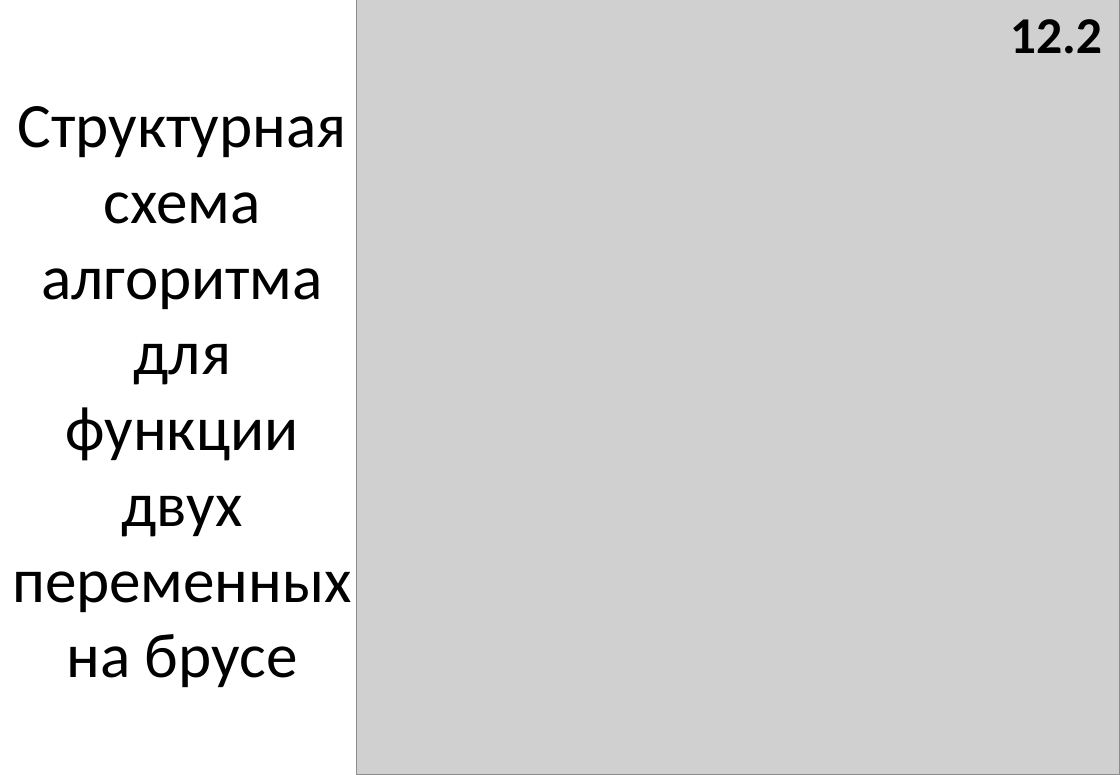
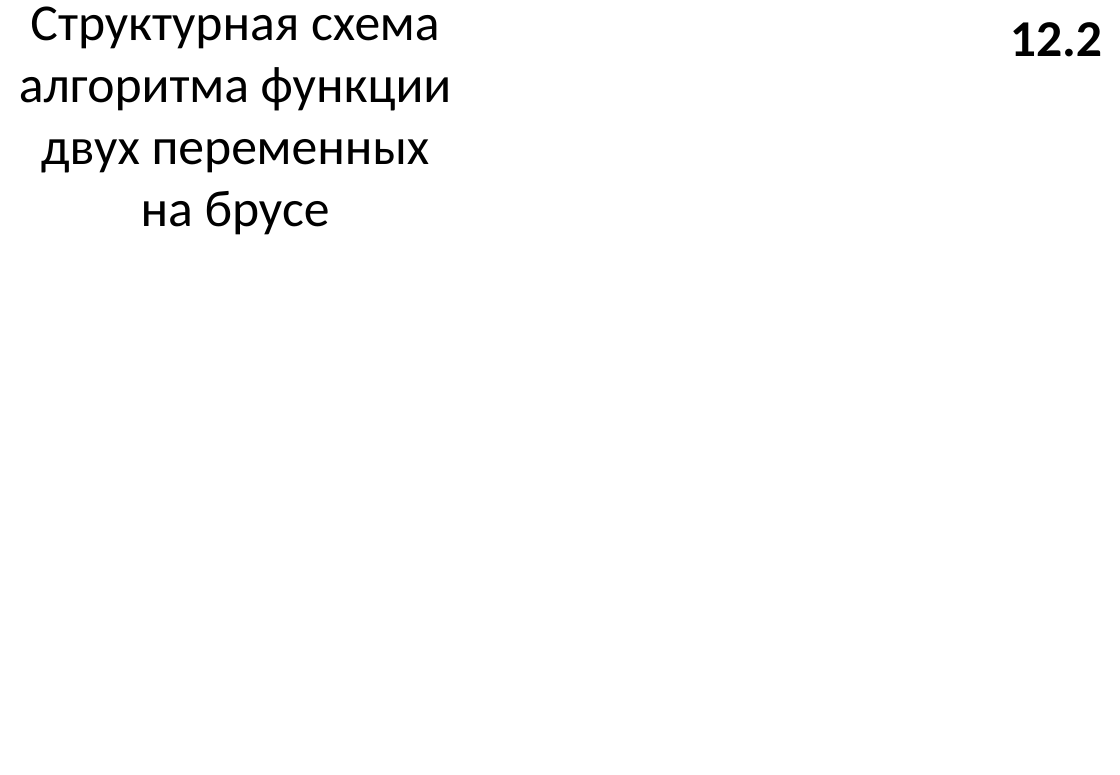
Before and after one commit to EgoPingvina/LipshMinimization, a slide deck: slide 15 of Documentation/Done/Презентация Бирюков 4412.pptx. Drawn at 1120x775 pixels with LibreOffice and Linux fonts; fonts in the diff are those of the drawing; grey boxes stand for pictures; background and template pictures are left out. Boxes give left, top, right and bottom in pixels: in the first picture for what was removed or moved away, otherwise in the second. Text is boxed around its words. In the diff, an @@ line names an element or a change of style, - is before the commit and + after.

```diff
--- a/Documentation/Done/Презентация Бирюков 4412.pptx
+++ b/Documentation/Done/Презентация Бирюков 4412.pptx
@@ title at (x1=19, y1=6, x2=452, y2=235): text changed; size 44 to 36 pt @@
-Структурная схема алгоритма для функции двух переменных на брусе
+Структурная схема алгоритма функции двух переменных на брусе
@@ picture removed at (x1=357, y1=0, x2=1120, y2=775) @@
```
Also in this commit, not shown: 6 other slides changed.
